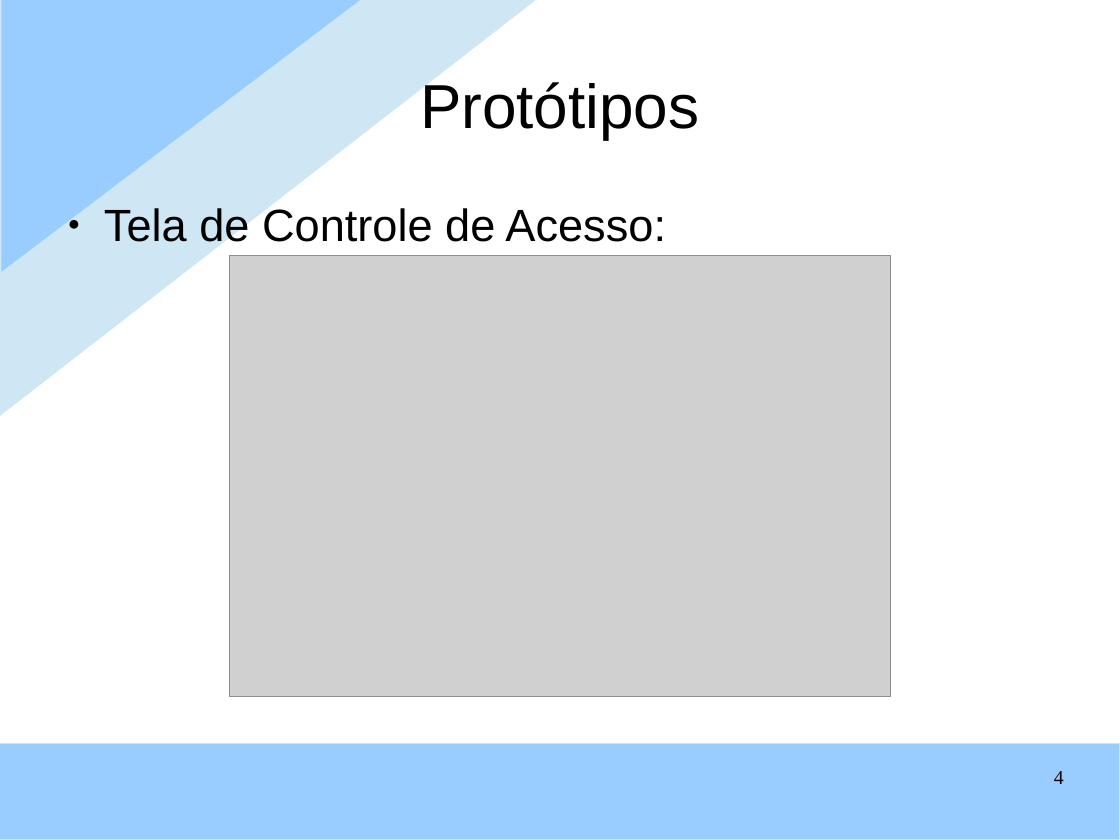
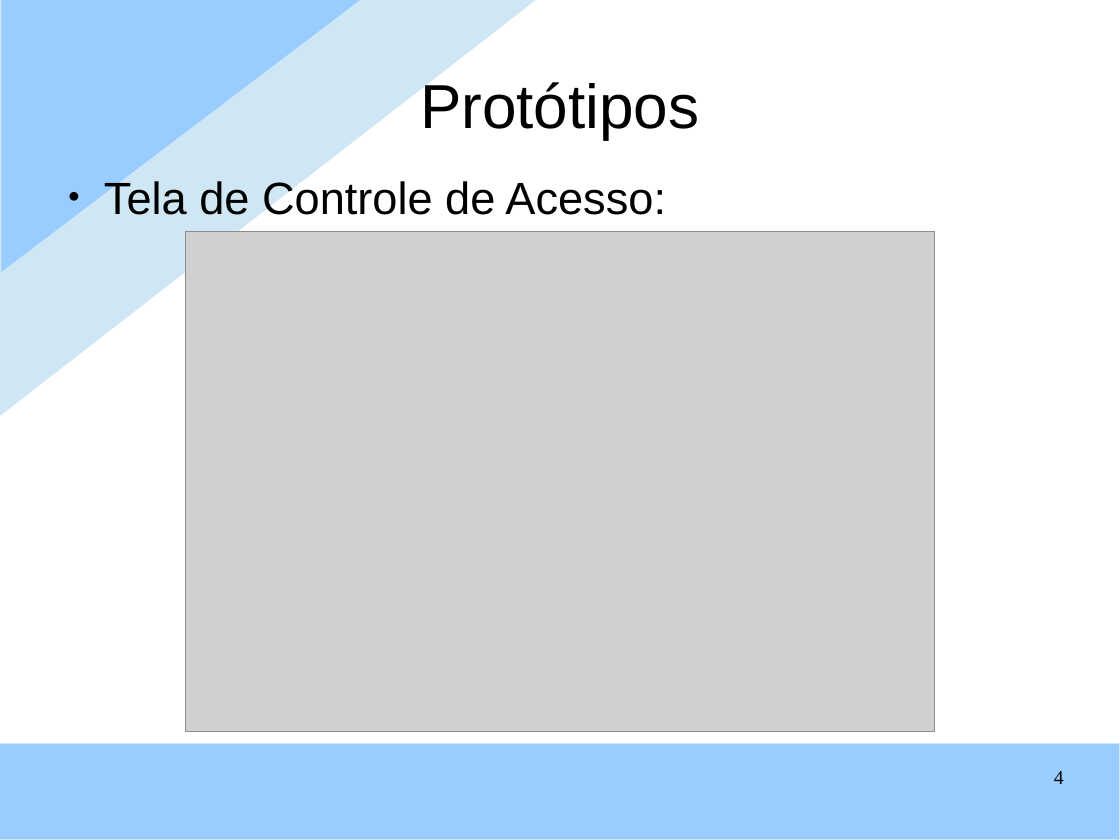
Before and after one commit to lhenriqueanjos/gandalf, a slide deck: slide 4 of documentacao/PROJETO/Slides IAC.odp. Drawn at 1120x840 pixels with LibreOffice and Linux fonts; fonts in the diff are those of the drawing; grey boxes stand for pictures; background and template pictures are left out. Boxes give left, top, right and bottom in pixels: in the first picture for what was removed or moved away, otherwise in the second. Text is boxed around its words. In the diff, an @@ line names an element or a change of style, - is before the commit and + after.

```diff
--- a/documentacao/PROJETO/Slides IAC.odp
+++ b/documentacao/PROJETO/Slides IAC.odp
@@ text "Tela de Controle de Acesso:" rewrapped from [104,206,666,250] to [104,178,666,215] @@
@@ picture: place and size @@
-picture at [230,256,890,696]
+picture at [186,232,935,731]
```
Also in this commit, not shown: 2 other slides changed, 1 slide added.
